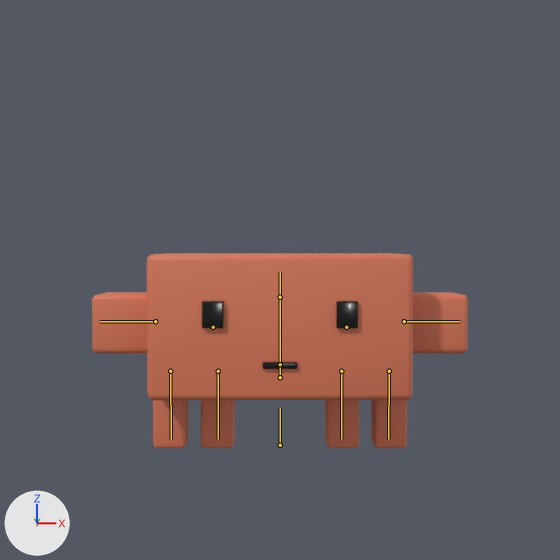
The Blender file agentoon-video/assets/claude-mascot/claude_mascot.blend: old version first, new version second.
Both versions are drawn from the file's camera 'Cam'. The lights are fixed; the arrows at lower left show +X, +Y and +Z. The picture after the commit comes second. The bones that bend it are drawn over the model as lines.

The first picture shows 'ArmL', 'ArmR', 'Body', 'EyeL', 'EyeR', 'Leg0', 'Leg1', 'Leg2', 'Leg3', 'Mouth'.
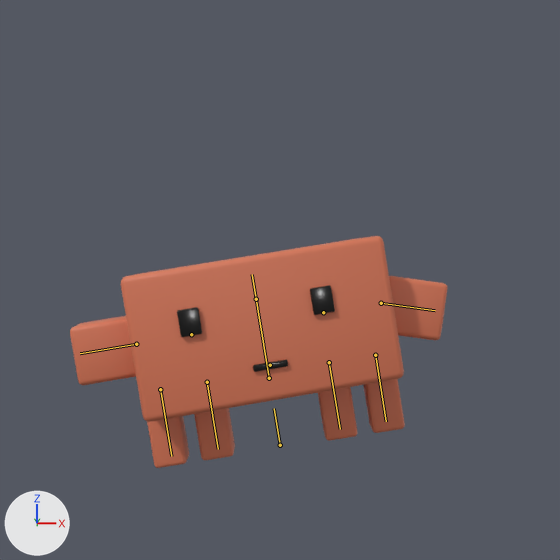
The newer file adds an action. The first version stands in its rest pose; the second is drawn at frame 16 of the action 'CONFUSED'.

Changed parts and their boxes [x1, y1, x2, y2] in the pictures (560 x 560 px):
'Body', posed (6% wider, 26% taller)
    before: [147, 253, 413, 400]
    after: [121, 236, 404, 422]
'ArmL', posed
    before: [92, 292, 147, 353]
    after: [70, 316, 136, 385]
'ArmR', posed (7% wider)
    before: [413, 292, 468, 353]
    after: [389, 276, 448, 340]
'Leg0', posed
    before: [153, 400, 189, 448]
    after: [147, 416, 189, 468]
'Leg3', posed
    before: [371, 400, 407, 448]
    after: [363, 379, 405, 433]
'Leg1', posed
    before: [201, 400, 235, 448]
    after: [194, 408, 235, 460]
'Leg2', posed
    before: [325, 400, 359, 448]
    after: [318, 387, 358, 441]
'Mouth', posed (62% taller)
    before: [263, 362, 297, 369]
    after: [253, 360, 288, 372]
bone 'root', root to tip
    before: (280, 445) to (280, 408)
    after: (280, 445) to (274, 408)
bone 'body', root to tip
    before: (280, 377) to (280, 272)
    after: (269, 378) to (252, 274)
bone 'armR', root to tip
    before: (404, 321) to (460, 321)
    after: (381, 303) to (435, 310)
bone 'eyeL', root to tip
    before: (213, 327) to (212, 328)
    after: (191, 334) to (191, 336)
bone 'eyeR', root to tip
    before: (346, 327) to (347, 328)
    after: (323, 312) to (325, 313)

What the commit changed:
Bone 'root' (bone_root) turns from (0, 0, 0) to (0, 0, 9) degrees about its own x, y and z.
Bone 'body' (bone_body) turns from (0, 0, 0) to (0, 5, 0) degrees about its own x, y and z.
Bone 'armR' (bone_armr) turns from (0, 0, 0) to (-17, 0, 0) degrees about its own x, y and z.
Bone 'eyeL' (bone_eyel) moves from (0.0, 0.0, 0.0) to (0.04, 0.0, 0.04).
Bone 'eyeR' (bone_eyer) moves from (0.0, 0.0, 0.0) to (0.04, 0.0, 0.04).
